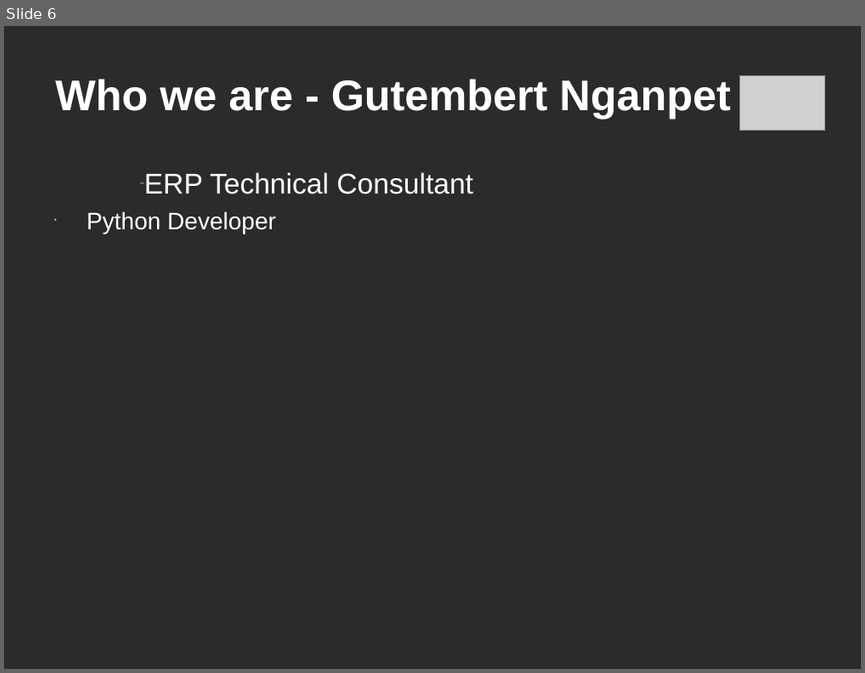
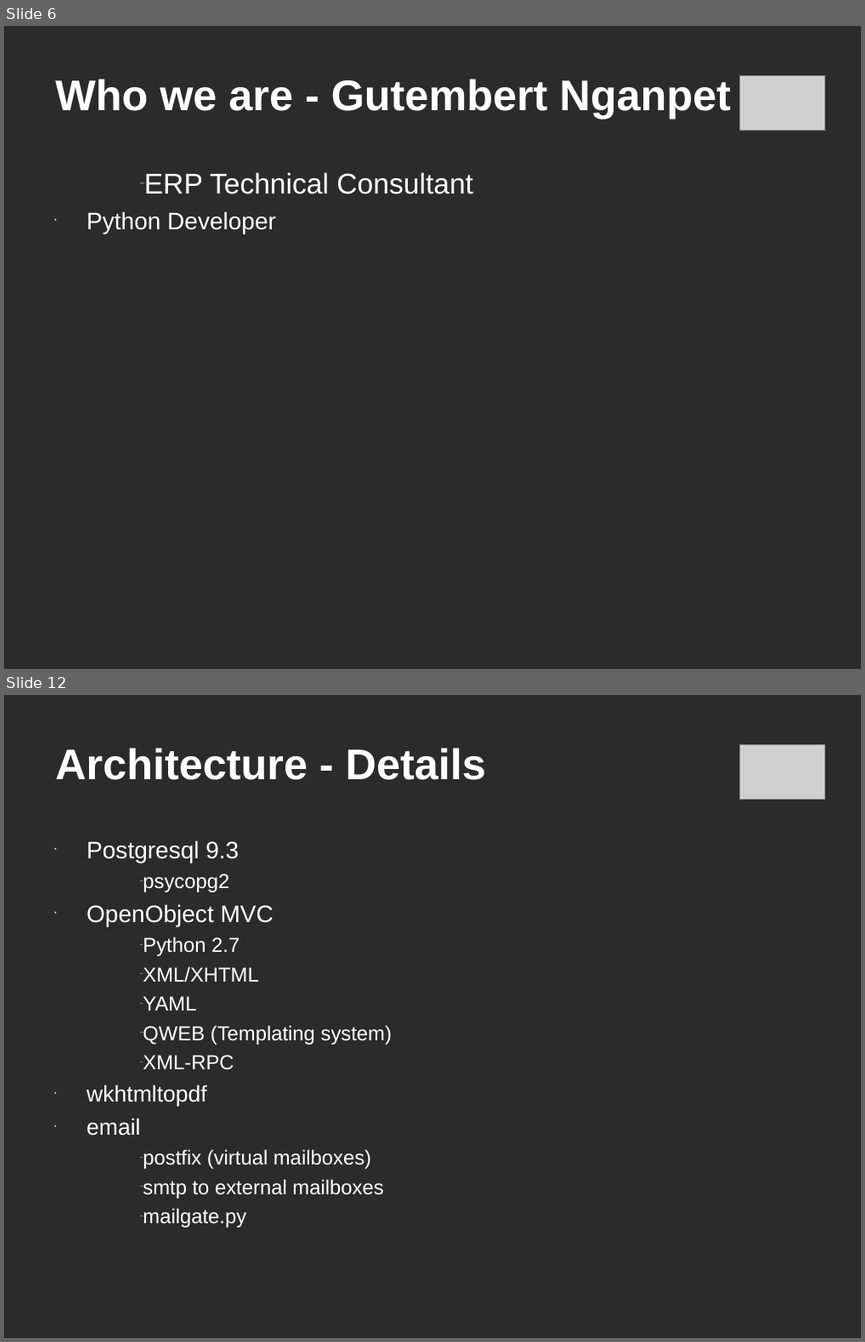
Before and after one commit to c-goosen/ctpug_11_july, a slide deck: Presentation/ctpug-odoo-11_july.ppt. Shown one above the other, each under a label of ours: slide 6 before the commit, slides 6 and 12 after it; the slides between them are not shown. The pictures are 865x673 and 865x1342 pixels, drawn with LibreOffice and Linux fonts; fonts in the diff are those of the drawing; grey boxes stand for pictures; background and template pictures are left out; a plain dark background stands for a picture behind light text. Boxes give left, top, right and bottom in pixels: in the first picture for what was removed or moved away, otherwise in the second. Text is boxed around its words. In the diff, an @@ line names an element or a change of style, - is before the commit and + after.

```diff
--- a/Presentation/ctpug-odoo-11_july.ppt
+++ b/Presentation/ctpug-odoo-11_july.ppt
@@ slide 12 added at (4,695,861,1338), background picture (left out) @@
@@ picture added at (739,744,825,800) @@
@@ title added at (55,748,486,780), 36 pt, text #FFFFFF, bold @@
+Architecture - Details
@@ text added at (86,840,392,1227), 17 pt, text #FFFFFF @@
+• Postgresql 9.3
+  – psycopg2
+• OpenObject MVC
+  – Python 2.7
+  – XML/XHTML
+  – YAML
+  – QWEB (Templating system)
+  – XML-RPC
+• wkhtmltopdf
+• email
+  – postfix (virtual mailboxes)
+  – smtp to external mailboxes
+  – mailgate.py
```
Also in this commit, not shown: 8 other slides added, 5 other files.
